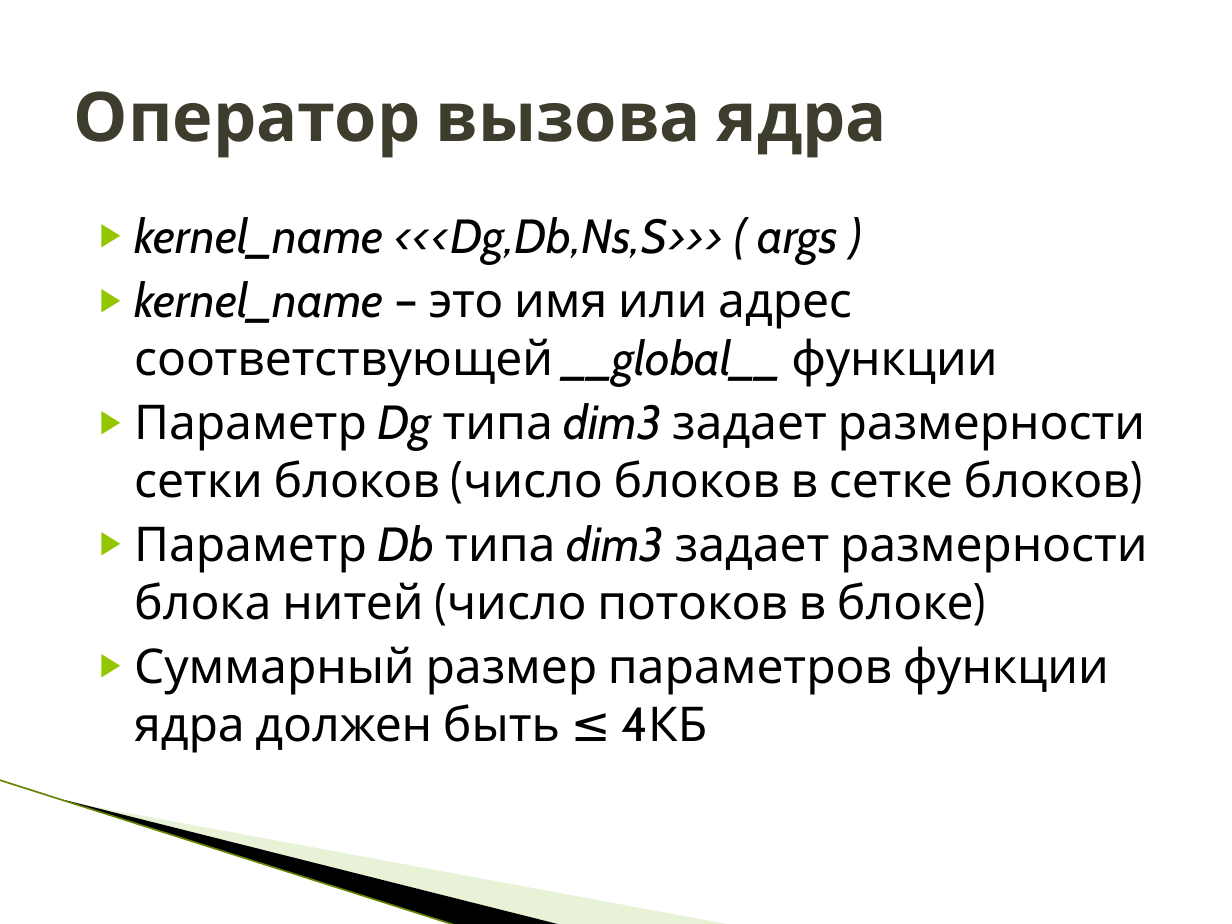
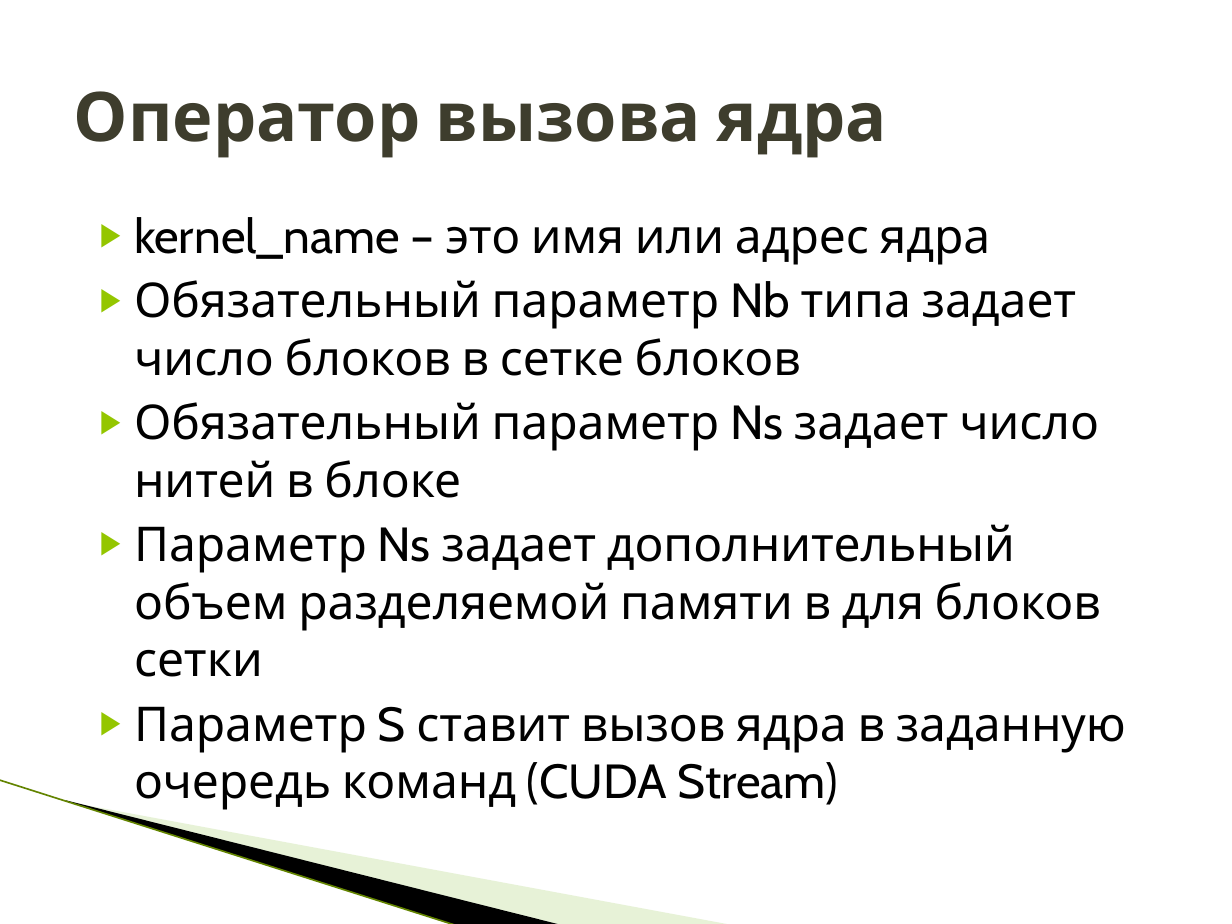
Before and after one commit to HPC-lab-ITIS/CUDA, a slide deck: slide 27 of materials/lec_1/lec_1.pptx (slide 28 before the commit). Drawn at 1232x924 pixels with LibreOffice and Linux fonts; fonts in the diff are those of the drawing; background and template pictures are left out. Boxes give left, top, right and bottom in pixels: in the first picture for what was removed or moved away, otherwise in the second. Text is boxed around its words. In the diff, an @@ line names an element or a change of style, - is before the commit and + after.

```diff
--- a/materials/lec_1/lec_1.pptx
+++ b/materials/lec_1/lec_1.pptx
@@ text at [134,217,1126,810]: text changed @@
-▶ kernel_name <<<Dg,Db,Ns,S>>> ( args )
-▶ kernel_name – это имя или адрес соответствующей __global__ функции
-▶ Параметр Dg типа dim3 задает размерности сетки блоков (число блоков в сетке блоков)
-▶ Параметр Db типа dim3 задает размерности блока нитей (число потоков в блоке)
-▶ Суммарный размер параметров функции ядра должен быть ≤ 4КБ
+▶ kernel_name – это имя или адрес ядра
+▶ Обязательный параметр Nb типа задает число блоков в сетке блоков
+▶ Обязательный параметр Ns задает число нитей в блоке
+▶ Параметр Ns задает дополнительный объем разделяемой памяти в для блоков сетки
+▶ Параметр S ставит вызов ядра в заданную очередь команд (CUDA Stream)
```
Also in this commit, not shown: 21 other slides changed, 9 slides added, 17 slides removed, 6 other files.
